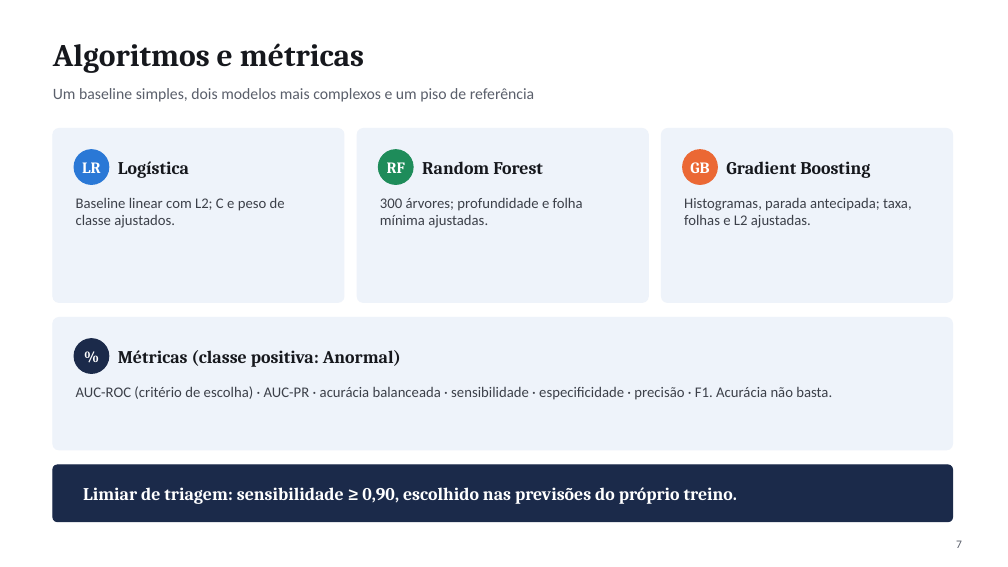
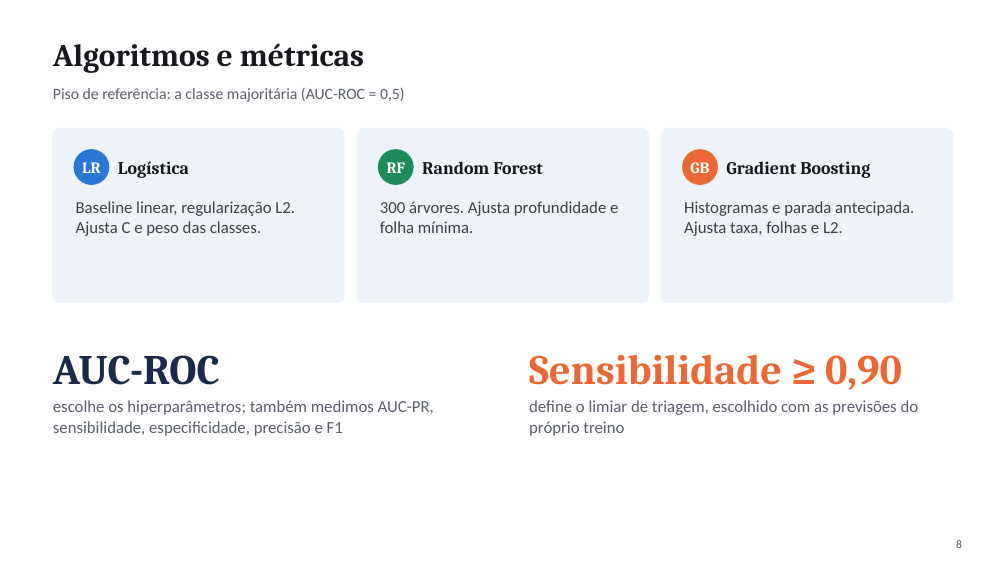
Before and after one commit to Murilo-Uchoa/mineracao-triagem-cardiopatia, a slide deck: slide 8 of slides/Apresentacao_A2.pptx (slide 7 before the commit). Drawn at 1008x567 pixels with LibreOffice and Linux fonts; fonts in the diff are those of the drawing. Boxes give left, top, right and bottom in pixels: in the first picture for what was removed or moved away, otherwise in the second. Text is boxed around its words. In the diff, an @@ line names an element or a change of style, - is before the commit and + after.

```diff
--- a/slides/Apresentacao_A2.pptx
+++ b/slides/Apresentacao_A2.pptx
@@ text at (53, 88, 405, 102): text changed @@
-Um baseline simples, dois modelos mais complexos e um piso de referência
+Piso de referência: a classe majoritária (AUC-ROC = 0,5)
@@ text at (76, 201, 295, 236): text changed; size 14 to 16 pt @@
-Baseline linear com L2; C e peso de classe ajustados.
+Baseline linear, regularização L2. Ajusta C e peso das classes.
@@ text at (380, 201, 618, 233): text changed; size 14 to 16 pt @@
-300 árvores; profundidade e folha mínima ajustadas.
+300 árvores. Ajusta profundidade e folha mínima.
@@ text at (684, 201, 914, 236): text changed; size 14 to 16 pt @@
-Histogramas, parada antecipada; taxa, folhas e L2 ajustadas.
+Histogramas e parada antecipada. Ajusta taxa, folhas e L2.
@@ rounded rectangle removed at (53, 318, 953, 450) @@
@@ text added at (53, 355, 220, 385), 40 pt, text #1B2A4A, bold @@
+AUC-ROC
@@ ellipse removed at (74, 339, 109, 374) @@
@@ text removed at (74, 339, 109, 374) @@
-%
@@ text removed at (118, 350, 401, 367) @@
-Métricas (classe positiva: Anormal)
@@ text added at (529, 355, 902, 390), 40 pt, text #EB6834, bold @@
+Sensibilidade ≥ 0,90
@@ text removed at (76, 386, 832, 400) @@
-AUC-ROC (critério de escolha) · AUC-PR · acurácia balanceada · sensibilidade · especificidade · precisão · F1. Acurácia não basta.
@@ text added at (53, 400, 434, 436), 16 pt, text #5A5F6B @@
+escolhe os hiperparâmetros; também medimos AUC-PR, sensibilidade, especificidade, precisão e F1
@@ text at (529, 400, 919, 436): text changed; size 17 to 16 pt; font Cambria to Calibri; text colour #FFFFFF to #5A5F6B; bold off @@
-Limiar de triagem: sensibilidade ≥ 0,90, escolhido nas previsões do próprio treino.
+define o limiar de triagem, escolhido com as previsões do próprio treino
@@ text "define o limiar de triagem, ..." at (529, 400, 919, 436): vertical alignment middle to top @@
@@ rounded rectangle removed at (53, 465, 953, 522) @@
@@ page number at (956, 540, 962, 548): text changed @@
-7
+8
```
Also in this commit, not shown: 9 other slides changed, 3 slides added, 2 slides removed, 3 other files.
